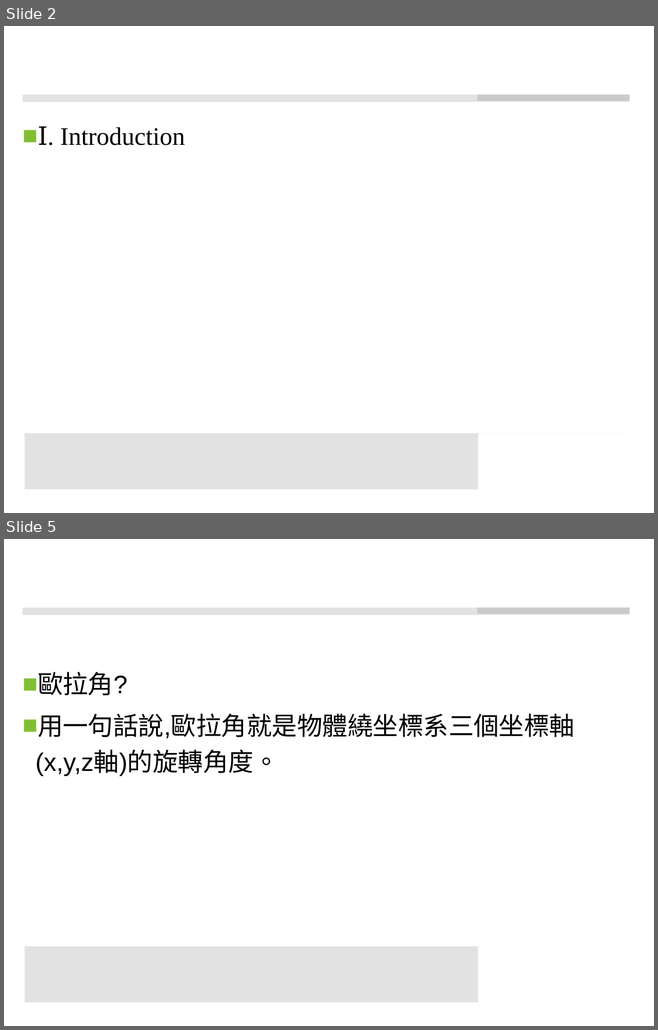
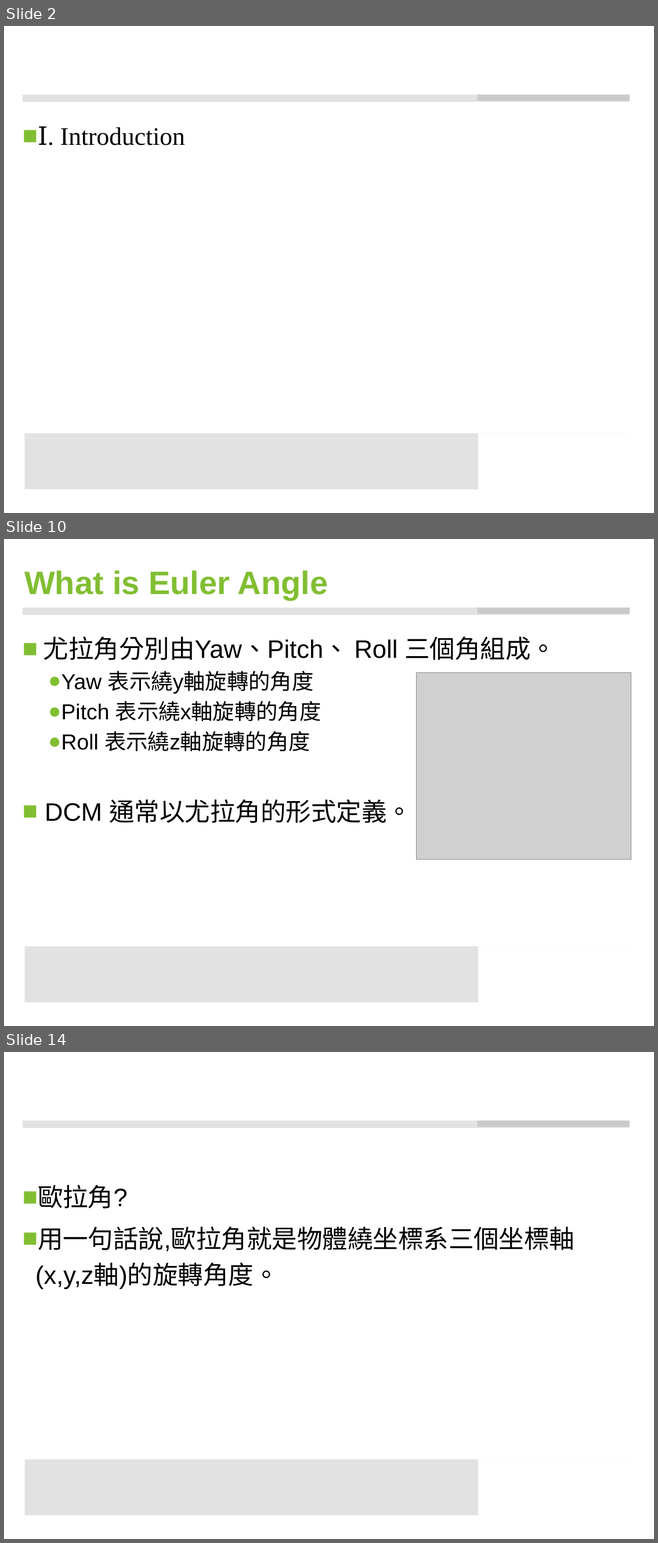
Before and after one commit to ccccjason/VR, a slide deck: data/my_dcm/DCM.pptx. Shown one above the other, each under a label of ours: slides 2 and 5 before the commit, slides 2, 10 and 14 after it; the slides between them are not shown. The pictures are 658x1030 and 658x1543 pixels, drawn with LibreOffice and Linux fonts; fonts in the diff are those of the drawing; grey boxes stand for pictures; background and template pictures are left out. Boxes give left, top, right and bottom in pixels: in the first picture for what was removed or moved away, otherwise in the second. Text is boxed around its words. In the diff, an @@ line names an element or a change of style, - is before the commit and + after.

```diff
--- a/data/my_dcm/DCM.pptx
+++ b/data/my_dcm/DCM.pptx
@@ slide 10 added at [4,539,654,1026], background #FFFFFF; not listed: 4 template elements that a slide beside it also shows @@
@@ title added at [24,570,328,600], 36 pt, text #81BE32, bold @@
+What is Euler Angle
@@ text added at [43,636,556,823], 24 pt, text #000000 @@
+■ 尤拉角分別由Yaw、Pitch、 Roll 三個角組成。
+  ● Yaw 表示繞y軸旋轉的角度
+  ● Pitch 表示繞x軸旋轉的角度
+  ● Roll 表示繞z軸旋轉的角度
+■ DCM 通常以尤拉角的形式定義。
@@ picture added at [416,673,631,860] @@
@@ what was slide 5 is now slide 14 @@
```
Also in this commit, not shown: 3 slides changed, 8 other slides added.
